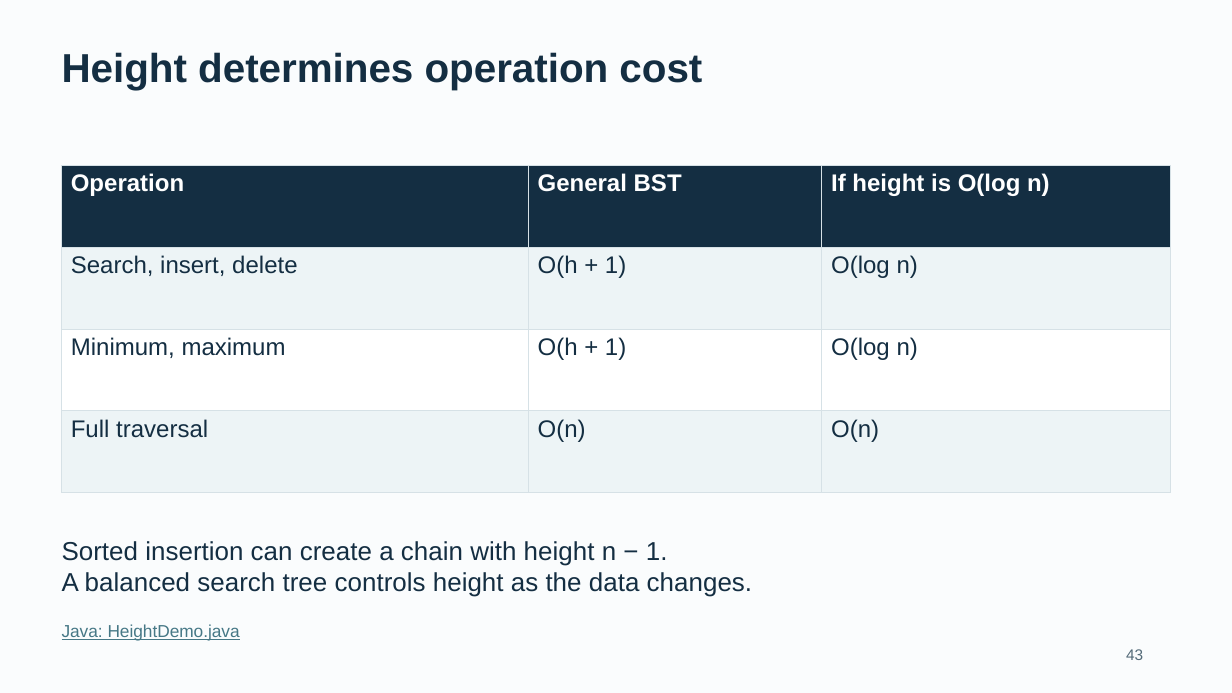
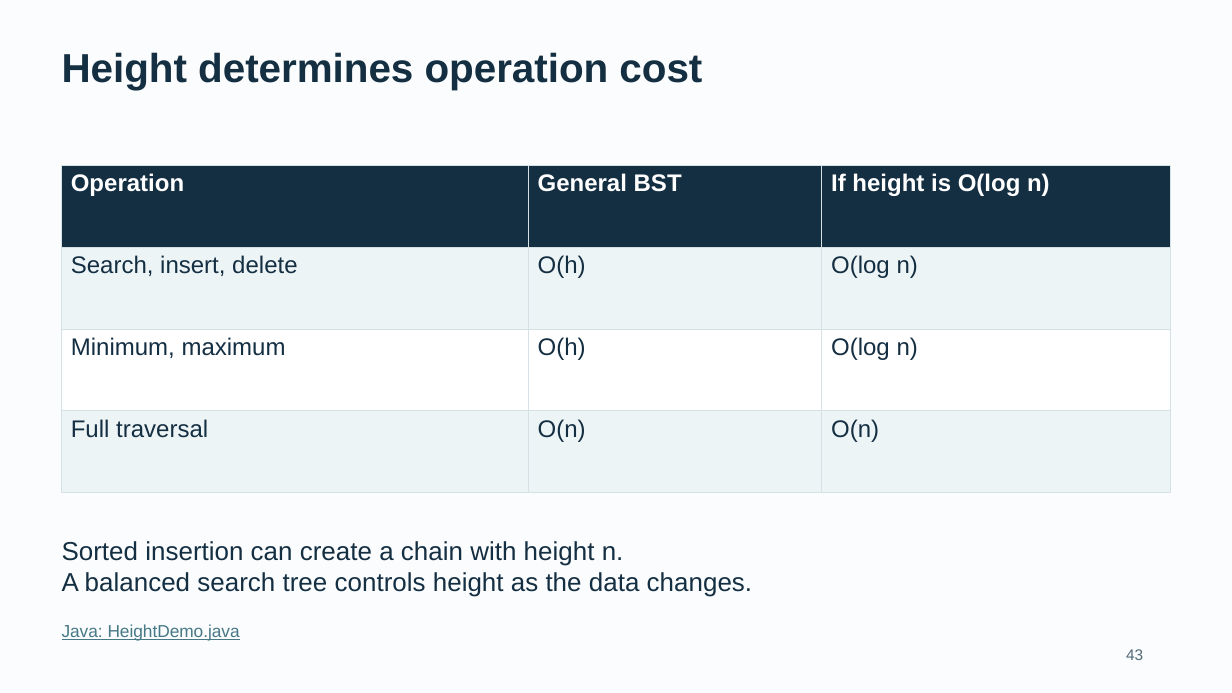
Before and after one commit to bzartoshty/bzartoshty.github.io, a slide deck: slide 43 of COMP182/Lectures/Lecture10/Lecture10_BST_Linked.pptx. Drawn at 1232x693 pixels with LibreOffice and Linux fonts; fonts in the diff are those of the drawing. Boxes give left, top, right and bottom in pixels: in the first picture for what was removed or moved away, otherwise in the second. Text is boxed around its words. In the diff, an @@ line names an element or a change of style, - is before the commit and + after.

Commit message:
Use empty-tree height zero in COMP182 and COMP282 BST materials
Update the linked slides and PDFs, height formulas and quiz solutions, Java height examples, and documentation. Preserve existing iterator examples. Implement level-counting getHeight in the older COMP282 tree classes and add height convention checks.

```diff
--- a/COMP182/Lectures/Lecture10/Lecture10_BST_Linked.pptx
+++ b/COMP182/Lectures/Lecture10/Lecture10_BST_Linked.pptx
@@ table at (x1=62, y1=165, x2=1171, y2=493) @@
-row 2, column 2: O(h + 1)
+row 2, column 2: O(h)
-row 3, column 2: O(h + 1)
+row 3, column 2: O(h)
@@ text at (x1=62, y1=541, x2=624, y2=566): text changed @@
-Sorted insertion can create a chain with height n − 1.
+Sorted insertion can create a chain with height n.
```
Also in this commit, not shown: 13 other slides changed, 17 other files.
